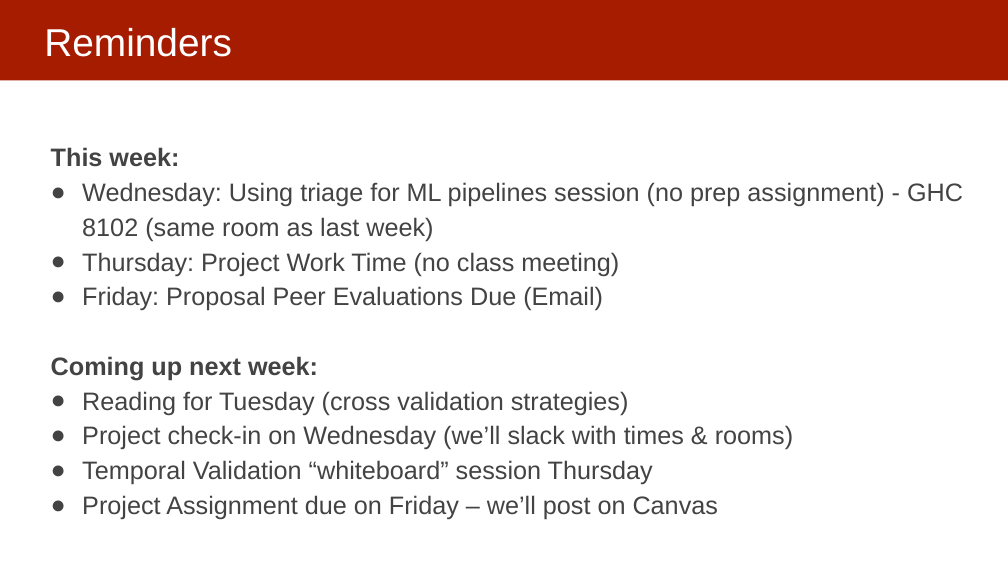
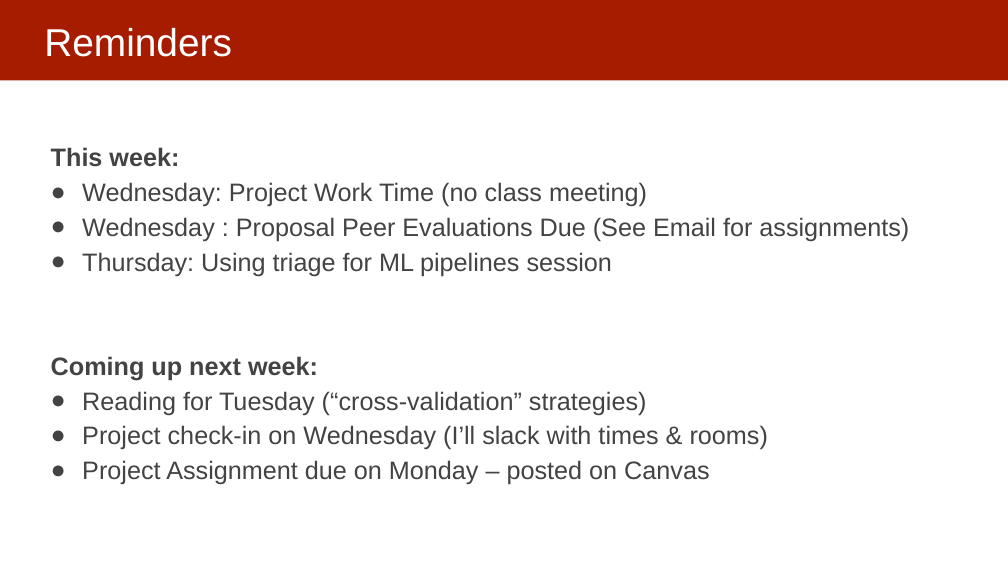
Before and after one commit to dssg/mlforpublicpolicylab, a slide deck: slide 30 of Lectures/10-model-selection-and-validation-part-1.pptx. Drawn at 1008x567 pixels with LibreOffice and Linux fonts; fonts in the diff are those of the drawing. Boxes give left, top, right and bottom in pixels: in the first picture for what was removed or moved away, otherwise in the second. Text is boxed around its words. In the diff, an @@ line names an element or a change of style, - is before the commit and + after.

```diff
--- a/Lectures/10-model-selection-and-validation-part-1.pptx
+++ b/Lectures/10-model-selection-and-validation-part-1.pptx
@@ text at [82, 182, 909, 276]: text changed @@
-● Wednesday: Using triage for ML pipelines session (no prep assignment) - GHC 8102 (same room as last week)
-● Thursday: Project Work Time (no class meeting)
-● Friday: Proposal Peer Evaluations Due (Email)
+● Wednesday: Project Work Time (no class meeting)
+● Wednesday : Proposal Peer Evaluations Due (See Email for assignments)
+● Thursday: Using triage for ML pipelines session
@@ text at [82, 391, 768, 485]: text changed @@
-● Reading for Tuesday (cross validation strategies)
-● Project check-in on Wednesday (we’ll slack with times & rooms)
-● Temporal Validation “whiteboard” session Thursday
-● Project Assignment due on Friday – we’ll post on Canvas
+● Reading for Tuesday (“cross-validation” strategies)
+● Project check-in on Wednesday (I’ll slack with times & rooms)
+● Project Assignment due on Monday – posted on Canvas
```
Also in this commit, not shown: 3 other slides changed, 1 other file.
